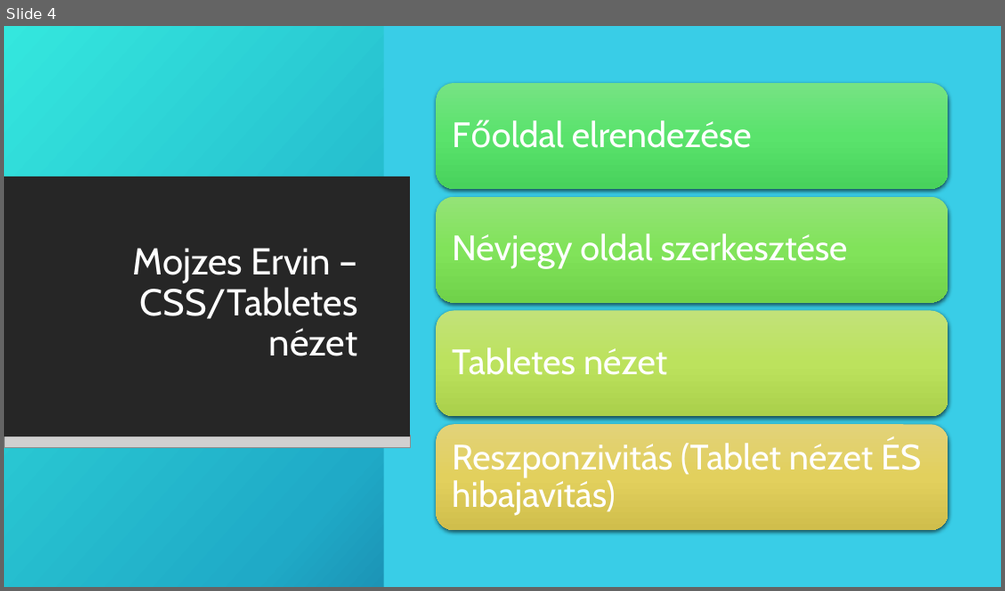
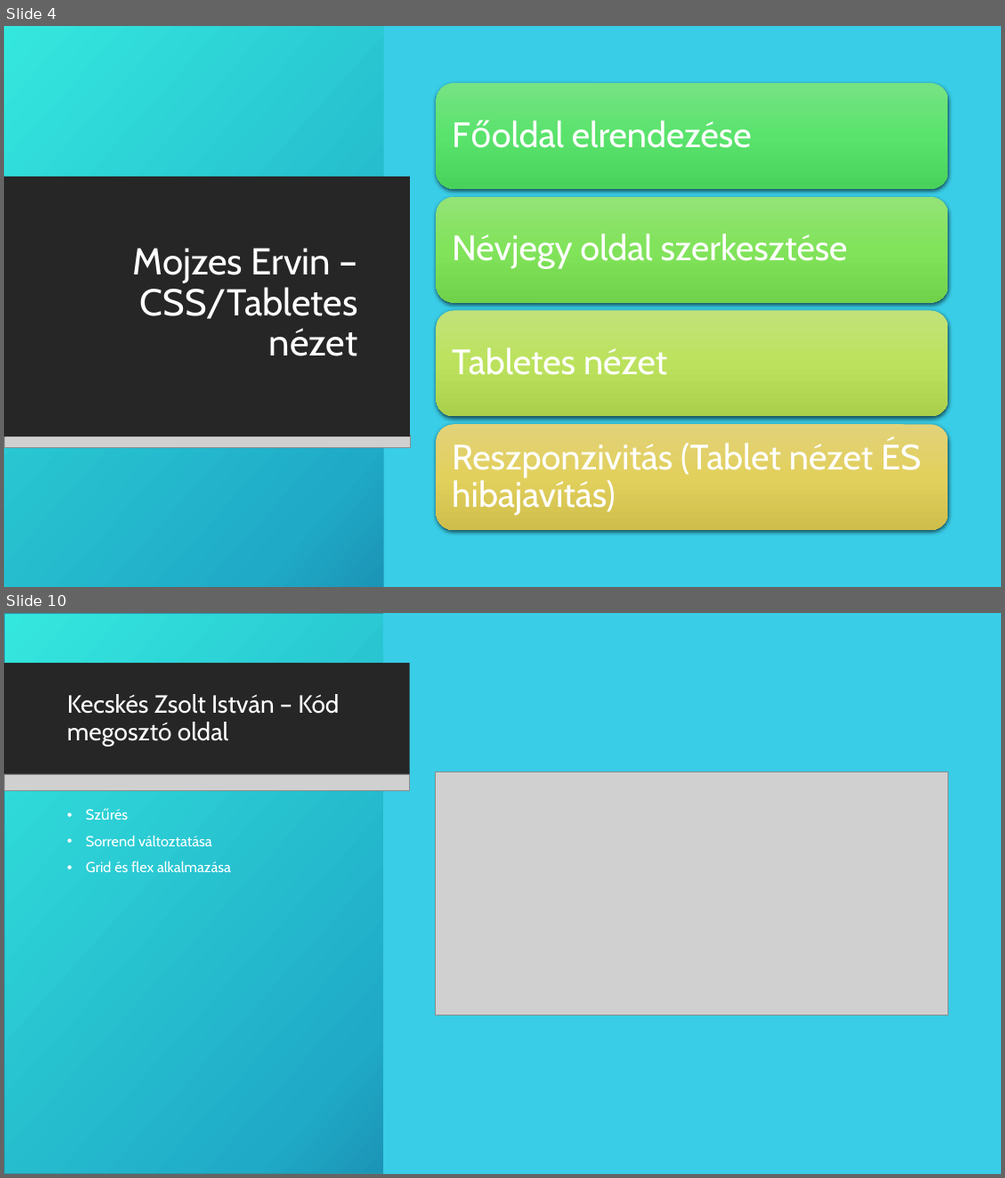
Before and after one commit to kecskeszsoltistvan/NyiltKodok, a slide deck: Open-Source.pptx. Shown one above the other, each under a label of ours: slide 4 before the commit, slides 4 and 10 after it; the slides between them are not shown. The pictures are 1005x591 and 1005x1178 pixels, drawn with LibreOffice and Linux fonts; fonts in the diff are those of the drawing; grey boxes stand for pictures; background and template pictures are left out. Boxes give left, top, right and bottom in pixels: in the first picture for what was removed or moved away, otherwise in the second. Text is boxed around its words. In the diff, an @@ line names an element or a change of style, - is before the commit and + after.

```diff
--- a/Open-Source.pptx
+++ b/Open-Source.pptx
@@ slide 10 added at (4,613,1001,1174), background picture (left out); not listed: 2 template elements that a slide beside it also shows @@
@@ rectangle added at (4,613,1001,1174), fill gradient #36E6DD to #21ABC8 to #0C2263, outline #2A98AB 1 pt @@
@@ rectangle added at (383,613,1001,1174), fill #39CDE7 @@
@@ rectangle added at (4,663,409,775), fill #262626 @@
@@ title added at (67,694,339,746), 24 pt, text #FFFFFF @@
+Kecskés Zsolt István – Kód megosztó oldal
@@ picture added at (436,771,948,1015) @@
@@ picture added at (4,774,409,790) @@
@@ text added at (86,835,231,872), 14 pt, text #FFFFFF @@
+• Szűrés
+• Sorrend változtatása
+• Grid és flex alkalmazása
```
Also in this commit, not shown: 1 slide changed, 7 other slides added.
